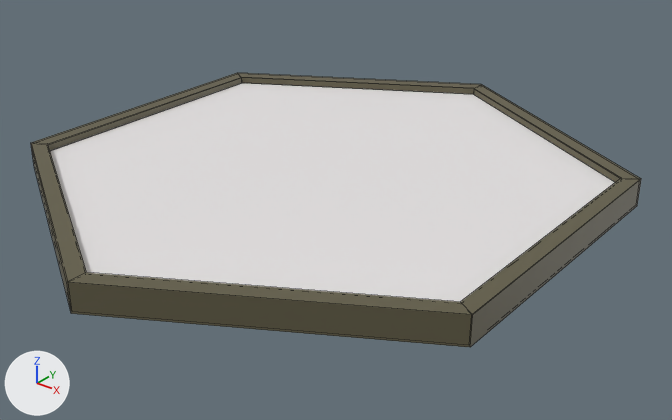
The FBX model Assets/Tuan/Models/Dice.fbx as it was, and as the next commit left it.
The view is the same before and after, from a camera (50 mm lens) standing at (3.22, -3.86, 2.15) and looking at (0.12, 0.02, -0.26). The lights are fixed; the arrows at lower left show +X, +Y and +Z. Mesh edges are drawn as thin lines. Where no turn or scale is listed for an object, it has been applied to the vertices.

Objects in the first picture: 'Dice'.
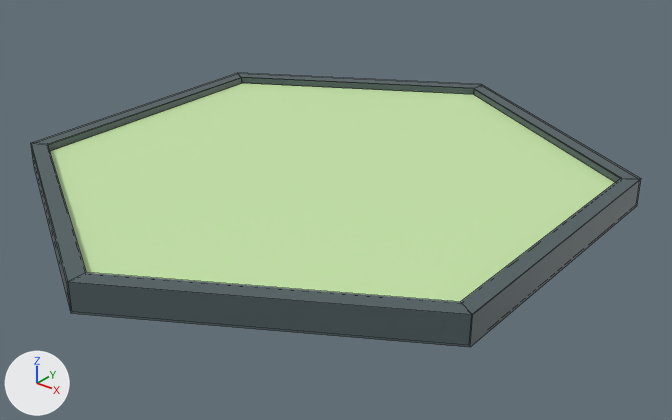
Changed parts and their boxes [x1, y1, x2, y2] in the pictures (672 x 420 px):
'Dice', recoloured (white to green): [31, 73, 640, 347] in both

The edits, one by one:
Material 'Material.001' (mat_material_001) changes colour from white #e7e4e4 to green #c9e7aa; in linear values from (0.8, 0.778, 0.778) to (0.583, 0.8, 0.404).
Material 'Material.002' (mat_material_002) changes colour from brown #625d46 to dark cyan #505e62; in linear values from (0.122, 0.109, 0.0617) to (0.0812, 0.113, 0.122).
